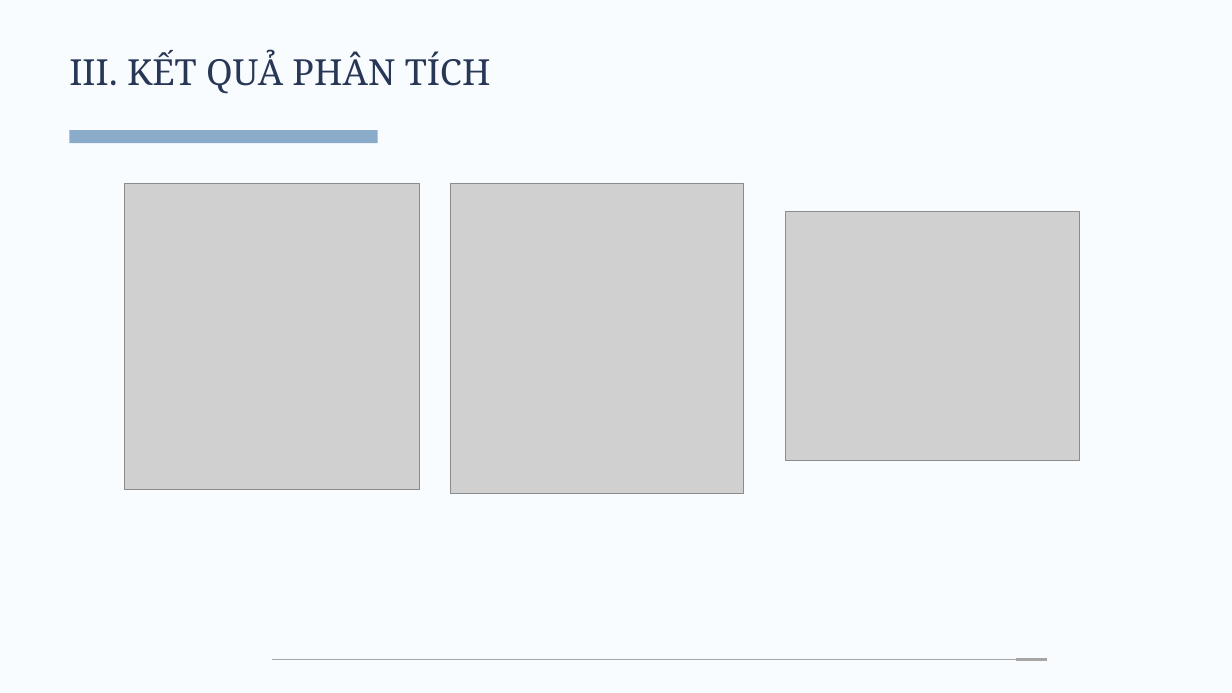
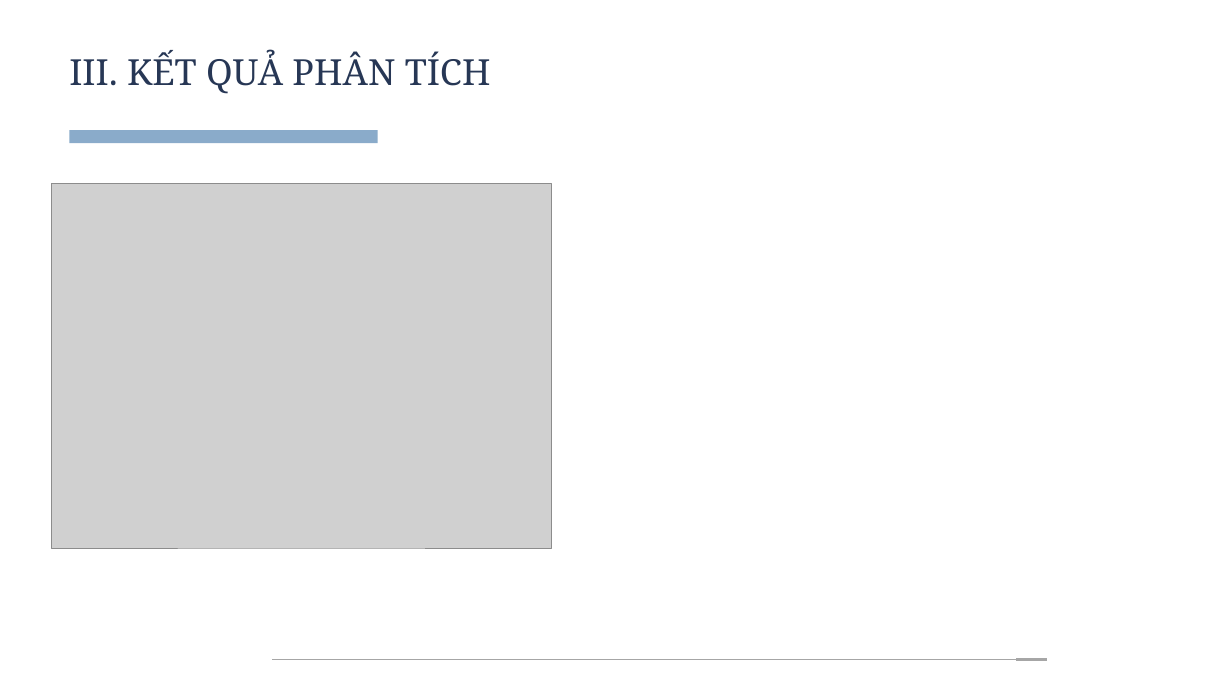
Before and after one commit to n0aHVN/Nhom01_BDML_02, a slide deck: slide 9 of Final/Nhom01.pptx (slide 6 before the commit). Drawn at 1232x693 pixels with LibreOffice and Linux fonts; fonts in the diff are those of the drawing; grey boxes stand for pictures. Boxes give left, top, right and bottom in pixels: in the first picture for what was removed or moved away, otherwise in the second. Text is boxed around its words. In the diff, an @@ line names an element or a change of style, - is before the commit and + after.

```diff
--- a/Final/Nhom01.pptx
+++ b/Final/Nhom01.pptx
@@ background #F9FCFF to #FFFFFF @@
@@ picture added at [51,183,551,548] @@
@@ picture removed at [124,183,419,489] @@
@@ picture removed at [450,183,744,493] @@
@@ picture removed at [785,211,1079,461] @@
```
Also in this commit, not shown: 3 other slides changed, 2 slides added, 1 other file.
